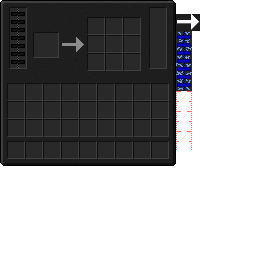
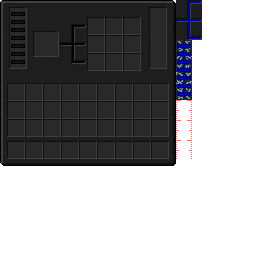
Layers edited between the first and the second 256x256 image:
painted on "Background" over [33, 0, 202, 159]
